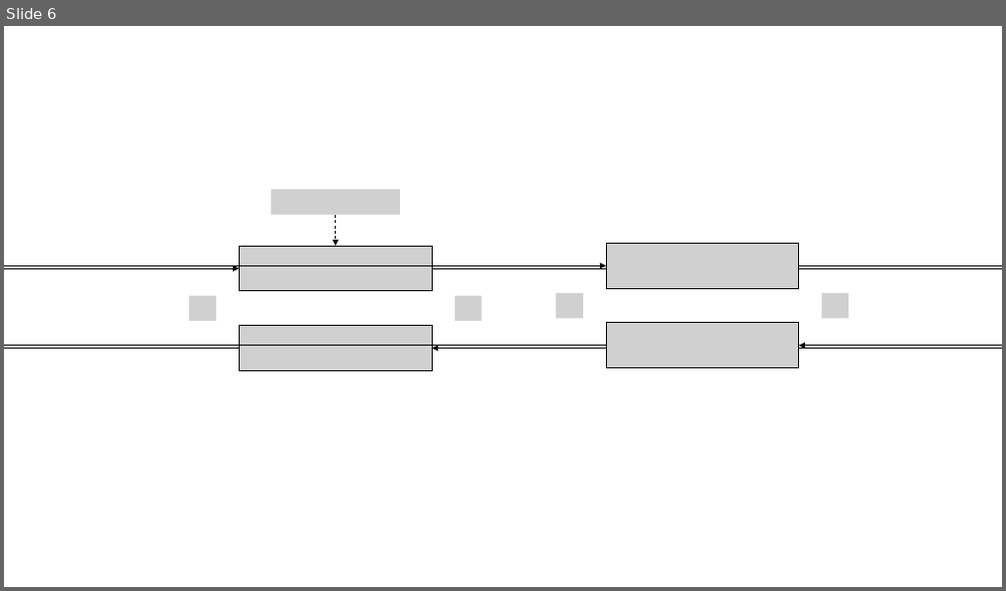
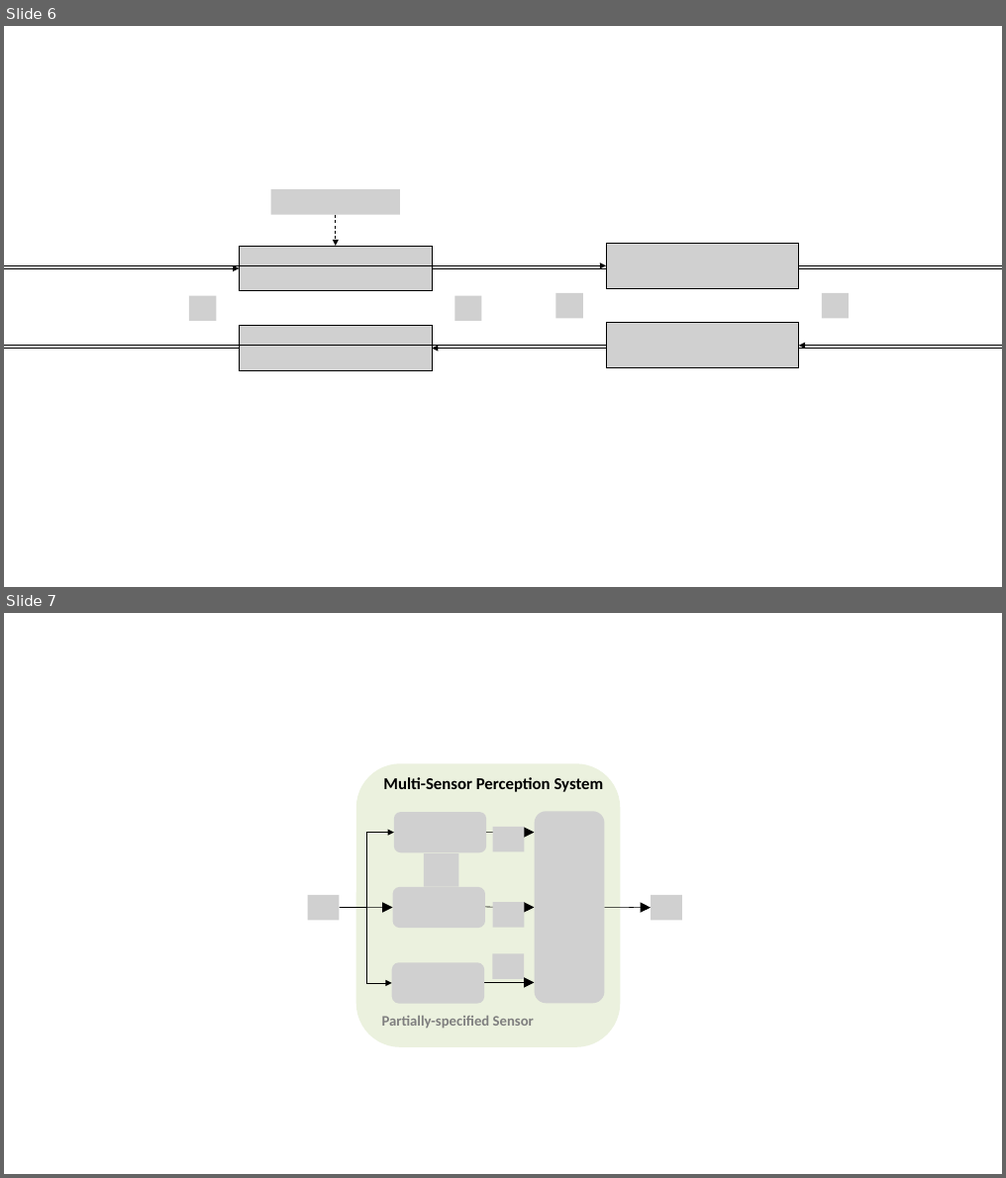
Before and after one commit to descyphy/pycasse, a slide deck: documentation/source/figs/images.pptx. Shown one above the other, each under a label of ours: slide 6 before the commit, slides 6 and 7 after it. The pictures are 1006x591 and 1006x1178 pixels, drawn with LibreOffice and Linux fonts; fonts in the diff are those of the drawing; grey boxes stand for pictures. Boxes give left, top, right and bottom in pixels: in the first picture for what was removed or moved away, otherwise in the second. Text is boxed around its words. In the diff, an @@ line names an element or a change of style, - is before the commit and + after.

```diff
--- a/documentation/source/figs/images.pptx
+++ b/documentation/source/figs/images.pptx
@@ slide 7 added at [4,613,1002,1174], background #FFFFFF @@
@@ rounded rectangle added at [356,763,621,1048], fill #EBF1DE @@
@@ text added at [383,777,604,792], 16 pt, text #000000, bold @@
+Multi-Sensor Perception System
@@ picture added at [394,812,487,854] @@
@@ picture added at [535,811,605,1004] @@
@@ elbow arrow added from (340, 908) to (394, 833), #000000 0.5 pt @@
@@ arrow added from (486, 833) to (534, 833), #000000 0.5 pt @@
@@ picture added at [493,827,525,853] @@
@@ picture added at [424,854,459,887] @@
@@ picture added at [308,895,340,921] @@
@@ arrow added from (340, 908) to (392, 908), #000000 0.5 pt @@
@@ elbow arrow added from (340, 908) to (392, 983), #000000 0.5 pt @@
@@ picture added at [392,887,485,928] @@
@@ arrow added from (484, 907) to (534, 908), #000000 0.5 pt @@
@@ picture added at [493,903,525,928] @@
@@ arrow added from (604, 907) to (650, 908), #000000 0.5 pt @@
@@ picture added at [650,895,682,921] @@
@@ picture added at [392,962,484,1004] @@
@@ picture added at [493,955,525,980] @@
@@ arrow added from (484, 983) to (534, 983), #000000 0.5 pt @@
@@ text added at [382,1016,534,1028], 14 pt, text #7F7F7F, bold @@
+Partially-specified Sensor
```
Also in this commit, not shown: 25 other files.
